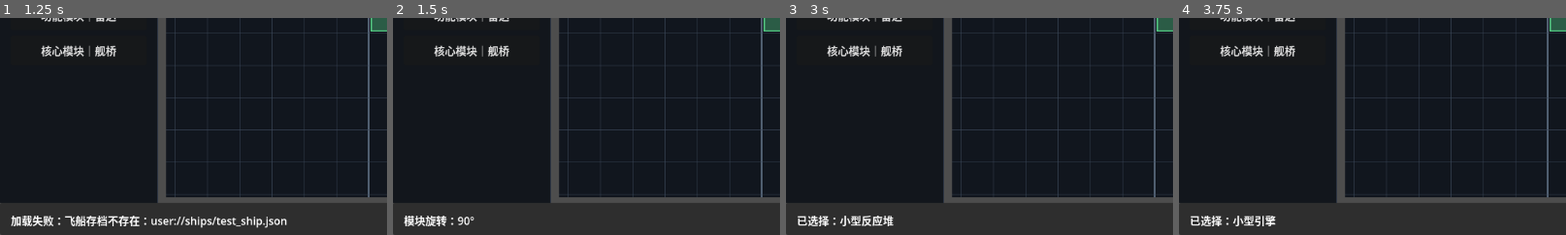
Above: before the commit, frames 1-4 (left to right).
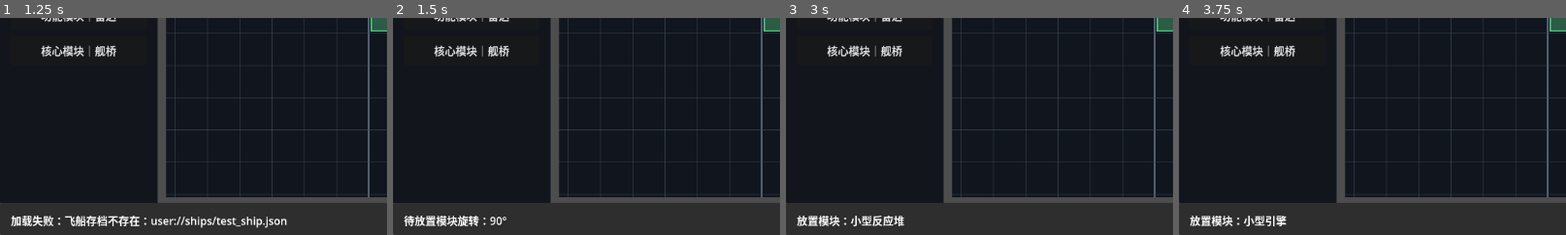
Above: after the commit, the same moments.

Repository: lqc19891229/AdvanceFour
Game: Godot game, scene res://game/ship/editor/ship_editor.tscn
Same seed, same stepped clock (60 frames per second), same inputs: the game is played once before the commit and once after it.
Inputs:
- Up to frame 1 (1.25 s): click "加载设计" at 0.5 s
- Up to frame 2 (1.5 s): click "旋转模块（R）" at 1.25 s
- Up to frame 3 (3 s): click "清空飞船" at 2 s; click "能量模块｜小型反应堆" at 2.75 s
- Up to frame 4 (3.75 s): click "动力模块｜小型引擎" at 3.5 s
The pictures show only the part of the screen within x 0-50%, y 50-100%; the shares and areas given below are measured in that part.

Frame 1 is identical in both runs. In frame 2, 0.8% of the frame differs, in the area x 2-30%, y 91-96%; in frame 3, 0.9%, in the area x 2-31%, y 91-96%; in frame 4, 0.8%.

Commit message:
Select, move, and rotate installed modules

Diff:
--- a/game/ship/editor/ship_grid_view.gd
+++ b/game/ship/editor/ship_grid_view.gd
@@ -3,6 +3,7 @@
 
 signal ship_changed
 signal status_message(text: String)
+signal selected_module_changed(module: ShipModuleInstance)
 
 const CELL_SIZE := 48.0
 const GRID_HALF_EXTENT := 30
@@ -12,6 +13,8 @@
 var ship := ShipData.new()
 var definitions: Dictionary = {}
 var selected_definition: ShipModuleDefinition
+var selected_module: ShipModuleInstance
+var moving_selected := false
 var preview_cell := Vector2i.ZERO
 var rotation_quarters := 0
 var pan_offset := Vector2.ZERO
@@ -55,22 +58,92 @@
 	if new_ship == null:
 		return
 	ship = new_ship
+	_set_selected_module(null)
+	moving_selected = false
 	ship_changed.emit()
 	queue_redraw()
 
 func select_definition(id: String) -> void:
 	if definitions.has(id):
 		selected_definition = definitions[id]
-		status_message.emit("已选择：%s" % selected_definition.display_name)
+		_set_selected_module(null)
+		moving_selected = false
+		status_message.emit("放置模块：%s" % selected_definition.display_name)
 		queue_redraw()
+
+func select_installed_module(module: ShipModuleInstance) -> void:
+	if module == null or not ship.modules.has(module):
+		_set_selected_module(null)
+		return
+	moving_selected = false
+	_set_selected_module(module)
+	status_message.emit("已选中：%s｜可移动或旋转" % module.definition.display_name)
+	queue_redraw()
+
+func begin_move_selected() -> void:
+	if selected_module == null or not ship.modules.has(selected_module):
+		status_message.emit("请先点击飞船上的模块")
+		return
+	moving_selected = true
+	preview_cell = selected_module.grid_position
+	status_message.emit("移动 %s：点击目标格，右键可取消" % selected_module.definition.display_name)
+	queue_redraw()
+
+func cancel_move_selected() -> void:
+	if not moving_selected:
+		return
+	moving_selected = false
+	status_message.emit("已取消移动")
+	queue_redraw()
+
+func move_selected_to(cell: Vector2i) -> bool:
+	if selected_module == null or not ship.modules.has(selected_module):
+		moving_selected = false
+		status_message.emit("没有可移动的已选模块")
+		return false
+	var check := ship.can_relocate(selected_module, cell, selected_module.rotation_quarters)
+	if not check["ok"]:
+		status_message.emit(check["reason"])
+		queue_redraw()
+		return false
+	var name := selected_module.definition.display_name
+	if not ship.relocate(selected_module, cell, selected_module.rotation_quarters):
+		return false
+	moving_selected = false
+	ship_changed.emit()
+	selected_module_changed.emit(selected_module)
+	status_message.emit("已移动：%s → (%d, %d)" % [name, cell.x, cell.y])
+	queue_redraw()
+	return true
+
+func rotate_selection_or_preview() -> void:
+	if selected_module == null or not ship.modules.has(selected_module):
+		rotate_preview()
+		return
+	var next_rotation := posmod(selected_module.rotation_quarters + 1, 4)
+	var check := ship.can_relocate(selected_module, selected_module.grid_position, next_rotation)
+	if not check["ok"]:
+		status_message.emit("无法旋转：%s" % check["reason"])
+		return
+	ship.relocate(selected_module, selected_module.grid_position, next_rotation)
+	moving_selected = false
+	ship_changed.emit()
+	selected_module_changed.emit(selected_module)
+	status_message.emit("已旋转：%s → %d°" % [
+		selected_module.definition.display_name,
+		selected_module.rotation_quarters * 90
+	])
+	queue_redraw()
 
 func rotate_preview() -> void:
 	rotation_quarters = posmod(rotation_quarters + 1, 4)
-	status_message.emit("模块旋转：%d°" % (rotation_quarters * 90))
+	status_message.emit("待放置模块旋转：%d°" % (rotation_quarters * 90))
 	queue_redraw()
 
 func clear_ship() -> void:
 	ship.clear()
+	_set_selected_module(null)
+	moving_selected = false
 	ship_changed.emit()
 	status_message.emit("已清空飞船")
 	queue_redraw()
@@ -78,6 +151,12 @@
 func center_view() -> void:
 	pan_offset = Vector2.ZERO
 	queue_redraw()
+
+func _set_selected_module(module: ShipModuleInstance) -> void:
+	if selected_module == module:
+		return
+	selected_module = module
+	selected_module_changed.emit(selected_module)
 
 func _gui_input(event: InputEvent) -> void:
 	if event is InputEventMouseMotion:
@@ -92,25 +171,45 @@
 			return
 		if not event.pressed:
 			return
+
 		var cell := screen_to_grid(event.position)
 		if event.button_index == MOUSE_BUTTON_LEFT:
+			if moving_selected:
+				move_selected_to(cell)
+				accept_event()
+				return
+
+			var installed := ship.get_module_at(cell)
+			if installed != null:
+				select_installed_module(installed)
+				accept_event()
+				return
+
 			var check := ship.can_place(selected_definition, cell, rotation_quarters)
 			if check["ok"]:
-				ship.place(selected_definition, cell, rotation_quarters)
+				var placed := ship.place(selected_definition, cell, rotation_quarters)
+				_set_selected_module(null)
 				ship_changed.emit()
-				status_message.emit("已放置：%s" % selected_definition.display_name)
+				status_message.emit("已放置：%s" % placed.definition.display_name)
 			else:
 				status_message.emit(check["reason"])
 			queue_redraw()
 			accept_event()
 		elif event.button_index == MOUSE_BUTTON_RIGHT:
-			var m := ship.get_module_at(cell)
-			var check := ship.can_remove(m)
+			if moving_selected:
+				cancel_move_selected()
+				accept_event()
+				return
+			var module := ship.get_module_at(cell)
+			var check := ship.can_remove(module)
 			if check["ok"]:
-				var n := m.definition.display_name
-				ship.remove(m)
+				var name := module.definition.display_name
+				var was_selected := module == selected_module
+				ship.remove(module)
+				if was_selected:
+					_set_selected_module(null)
 				ship_changed.emit()
-				status_message.emit("已删除：%s" % n)
+				status_message.emit("已删除：%s" % name)
 			else:
 				status_message.emit(check["reason"])
 			queue_redraw()
@@ -118,7 +217,7 @@
 
 func _unhandled_key_input(event: InputEvent) -> void:
 	if event.pressed and not event.echo and event.keycode == KEY_R:
-		rotate_preview()
+		rotate_selection_or_preview()
 
 func screen_to_grid(p: Vector2) -> Vector2i:
 	var origin := size * 0.5 + pan_offset
@@ -138,20 +237,51 @@
 		var y := origin.y + float(i) * CELL_SIZE
 		draw_line(Vector2(x, 0), Vector2(x, size.y), axis_color if i == 0 else grid_color, 2.0 if i == 0 else 1.0)
 		draw_line(Vector2(0, y), Vector2(size.x, y), axis_color if i == 0 else grid_color, 2.0 if i == 0 else 1.0)
-	for m in ship.modules:
-		_draw_module(m)
+	for module in ship.modules:
+		_draw_module(module)
 	_draw_preview()
 
-func _draw_module(m: ShipModuleInstance) -> void:
-	var rect := Rect2(grid_to_screen(m.grid_position), Vector2(m.get_rotated_size()) * CELL_SIZE)
-	var color: Color = type_colors[m.definition.module_type]
+func _draw_module(module: ShipModuleInstance) -> void:
+	var rect := Rect2(grid_to_screen(module.grid_position), Vector2(module.get_rotated_size()) * CELL_SIZE)
+	var color: Color = type_colors[module.definition.module_type]
 	draw_rect(rect.grow(-3), color)
 	draw_rect(rect.grow(-3), color.lightened(0.22), false, 2.0)
+	if module == selected_module:
+		draw_rect(rect.grow(-1), Color.WHITE, false, 3.0)
 	var font := ThemeDB.fallback_font
-	draw_string(font, rect.position + Vector2(7, rect.size.y * 0.5 + 5), m.definition.display_name, HORIZONTAL_ALIGNMENT_LEFT, -1, 14, Color("#101319"))
+	draw_string(
+		font,
+		rect.position + Vector2(7, rect.size.y * 0.5 + 5),
+		module.definition.display_name,
+		HORIZONTAL_ALIGNMENT_LEFT,
+		-1,
+		14,
+		Color("#101319")
+	)
 
 func _draw_preview() -> void:
-	if selected_definition == null:
+	if moving_selected and selected_module != null:
+		var temp := ShipModuleInstance.new(
+			selected_module.uid,
+			selected_module.definition,
+			preview_cell,
+			selected_module.rotation_quarters
+		)
+		var check := ship.can_relocate(
+			selected_module,
+			preview_cell,
+			selected_module.rotation_quarters
+		)
+		var move_color := Color(0.35, 0.85, 0.55, 0.36) if check["ok"] else Color(0.95, 0.25, 0.25, 0.36)
+		var move_rect := Rect2(
+			grid_to_screen(preview_cell),
+			Vector2(temp.get_rotated_size()) * CELL_SIZE
+		)
+		draw_rect(move_rect.grow(-4), move_color)
+		draw_rect(move_rect.grow(-4), Color(move_color.r, move_color.g, move_color.b, 0.9), false, 2.0)
+		return
+
+	if selected_module != null or selected_definition == null:
 		return
 	var temp := ShipModuleInstance.new(-1, selected_definition, preview_cell, rotation_quarters)
 	var check := ship.can_place(selected_definition, preview_cell, rotation_quarters)
